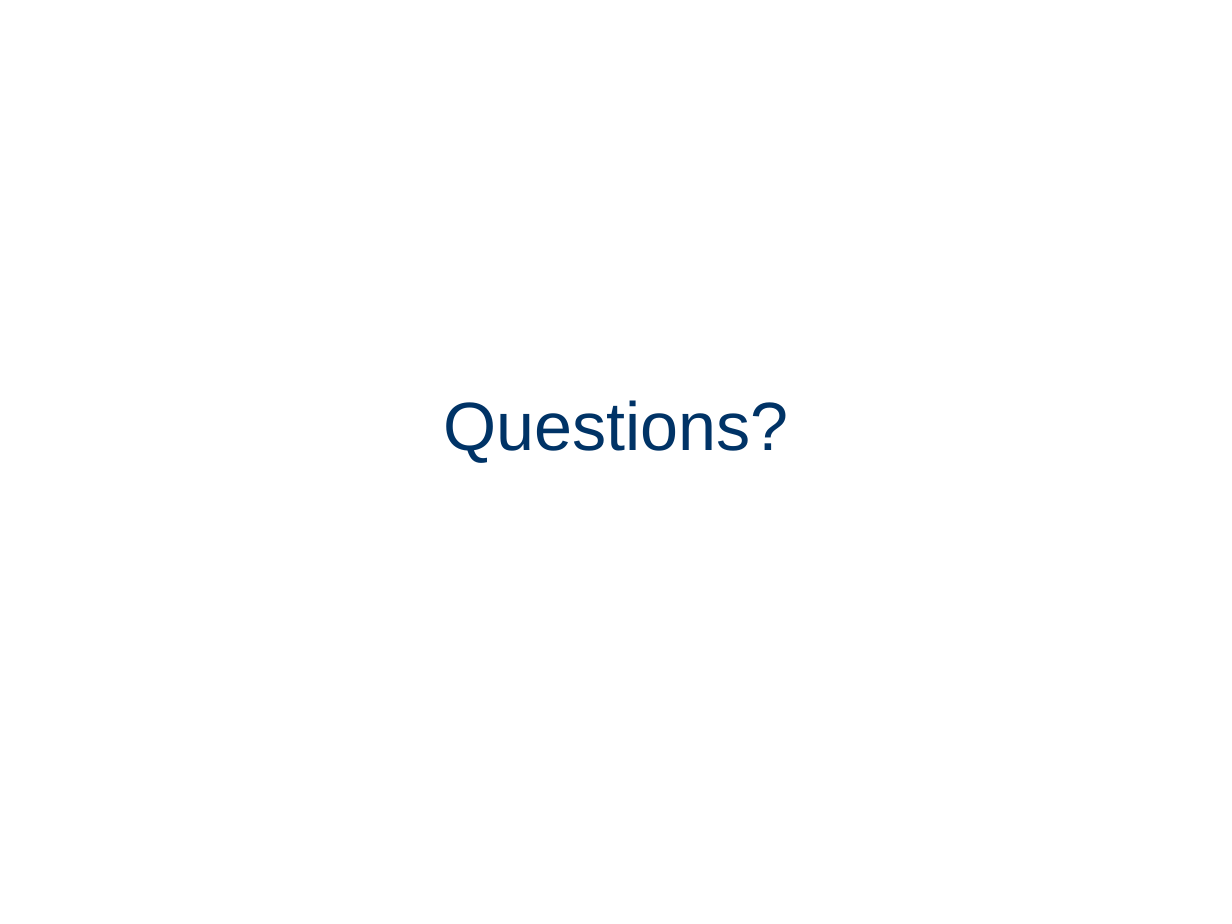
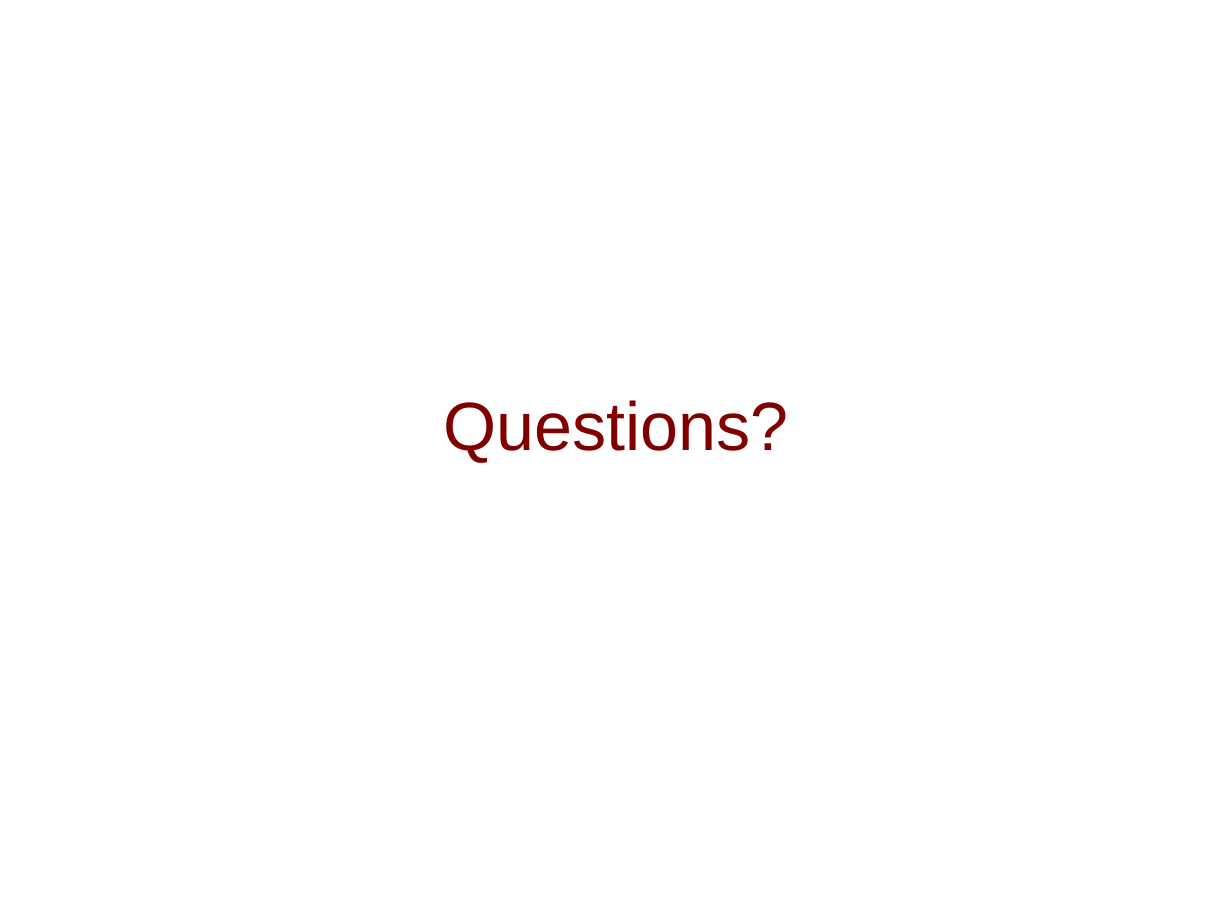
Before and after one commit to gSilas/special-palm-tree, a slide deck: slide 12 of presentation.odp (slide 8 before the commit). Drawn at 1232x924 pixels with LibreOffice and Linux fonts; fonts in the diff are those of the drawing. Boxes give left, top, right and bottom in pixels: in the first picture for what was removed or moved away, otherwise in the second. Text is boxed around its words. In the diff, an @@ line names an element or a change of style, - is before the commit and + after.

```diff
--- a/presentation.odp
+++ b/presentation.odp
@@ title "Questions?" at [443, 400, 788, 463]: text colour #003366 to #800000 @@
```
Also in this commit, not shown: 8 other slides changed, 3 slides added, 8 other files.
